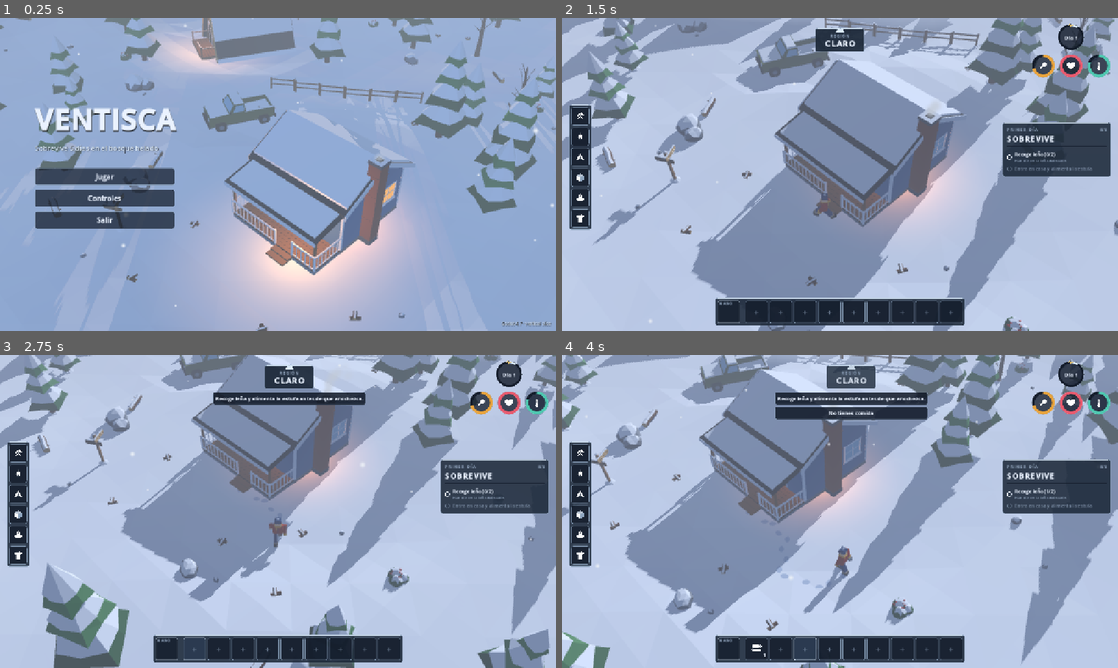
Above: before the commit, frames 1-4 (two rows, left to right).
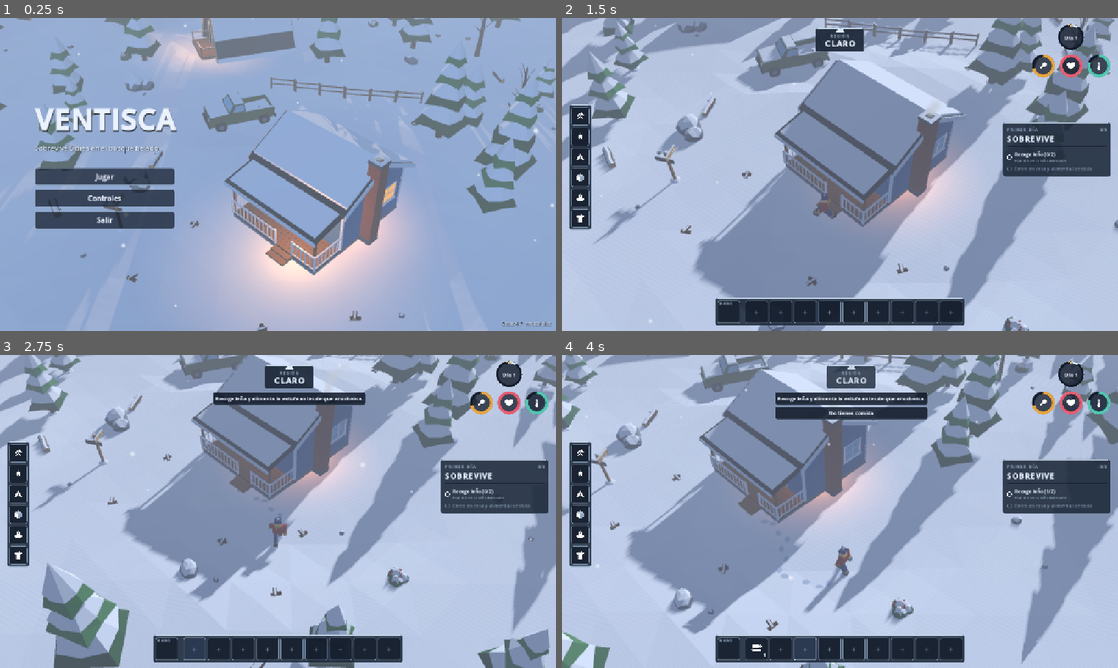
Above: after the commit, the same moments.

Repository: SrBatai/Quotas
Game: Godot game, scene res://scenes/main/main_menu.tscn
The game is run twice, just before and just after one commit, with the same random seed, the same clock (stepped at 60 frames per second) and the same inputs.
Inputs (mouse positions are in pixels of both pictures, inside the frame that each line leads up to):
- Up to frame 1 (0.25 s): no input
- Up to frame 2 (1.5 s): click "Jugar" at 0.5 s; tap Enter at 1.25 s; move the mouse to (728, 312) at 1.27 s; hold D (move_right) from 1.28 s (still down); hold Shift (run) from 1.28 s (still down); click (728, 312) at 1.42 s
- Up to frame 3 (2.75 s): move the mouse to (194, 649) at 2.02 s; release D (move_right) at 2.03 s; release Shift (run) at 2.03 s; hold S (move_back) from 2.03 s (still down); tap Space (attack) at 2.1 s; click (194, 649) at 2.17 s; tap Shift (run) at 2.3 s
- Up to frame 4 (4 s): move the mouse to (778, 649) at 2.77 s; release S (move_back) at 2.78 s; hold D (move_right) 2.78-3.53 s; hold F (eat) 2.78-3.53 s; click (778, 649) at 2.92 s; tap Shift (run) at 3.05, 3.8 s; move the mouse to (806, 649) at 3.52 s; hold W (move_forward) from 3.53 s (still down); tap R (interact) at 3.6 s; click (806, 649) at 3.67 s

The runs differ from the first frame. In frame 1, 0.2% of the frame differs, in the area x 12-83%, y 11-100%; in frame 2, 0.8%; in frame 3, 0.9%; in frame 4, 1.1%, in the area x 0-100%, y 0-100%.

Commit message:
WIP: M0 code conventions in progress
Co-Authored-By: Claude Opus 5.5 <noreply@anthropic.com>
Claude-Session: https://claude.ai/code/session_01X31j4asUzccwM8XEVi5Qf2

Diff:
--- a/winter-survival/scripts/autoload/quality.gd
+++ b/winter-survival/scripts/autoload/quality.gd
@@ -15,14 +15,14 @@
 		"snow_amount_max": 0.7,
 	},
 	&"medio": {
-		"shadow_size": 2048, "shadow_splits": 2, "shadow_distance": 50.0, "shadow_blur": 1.5,
+		"shadow_size": 2048, "shadow_splits": 2, "shadow_distance": 60.0, "shadow_blur": 1.5,
 		"soft_shadow": RenderingServer.SHADOW_QUALITY_SOFT_LOW, "msaa": Viewport.MSAA_2X,
 		"particles": 0.6, "glow": false, "ssao": false, "volumetric_fog": false, "omni_shadows": 3,
 		"snow_amount_max": 0.7,
 	},
 	&"compat": {
-		"shadow_size": 2048, "shadow_splits": 2, "shadow_distance": 45.0, "shadow_blur": 1.5,
-		"soft_shadow": RenderingServer.SHADOW_QUALITY_HARD, "msaa": Viewport.MSAA_2X,
+		"shadow_size": 2048, "shadow_splits": 2, "shadow_distance": 60.0, "shadow_blur": 1.5,
+		"soft_shadow": RenderingServer.SHADOW_QUALITY_SOFT_LOW, "msaa": Viewport.MSAA_2X,
 		"particles": 0.35, "glow": false, "ssao": false, "volumetric_fog": false, "omni_shadows": 0,
 		"snow_amount_max": 0.6,
 	},
--- a/winter-survival/tests/smoke_steps.gd
+++ b/winter-survival/tests/smoke_steps.gd
@@ -100,6 +100,18 @@
 	check(not is_nan(player.stats.health) and not is_nan(player.stats.warmth) and not is_nan(player.stats.hunger), "stats are numbers")
 	check(player.stats.hunger < Balance.HUNGER_START, "hunger draining (%.2f)" % player.stats.hunger)
 	check(player.is_on_floor(), "player on floor (y=%.2f)" % player.global_position.y)
+	# Jolt + HeightMapShape3D (scaled 2 m cells) + porch collision: the capsule rests on the surface, not in it
+	var ground_y: float = world.get_height(player.global_position.x, player.global_position.z)
+	check(player.global_position.y > ground_y - 0.15 and player.global_position.y < ground_y + 1.2, "player resting on terrain/porch under Jolt (dy=%.2f)" % (player.global_position.y - ground_y))
+	var deer_ok := true
+	var deer_info := ""
+	for d in tree.get_nodes_in_group("deer"):
+		var dy: float = d.global_position.y - world.get_height(d.global_position.x, d.global_position.z)
+		deer_info += " [dy=%.2f floor=%s v=%.1f]" % [dy, d.is_on_floor(), d.velocity.length()]
+		# the deer capsule (r 0.35, lying along Z, centre y 0.7) rests with its origin ~0.35 m under the surface
+		if not d.is_on_floor() or dy < -0.5 or dy > 0.8:
+			deer_ok = false
+	check(deer_ok, "deer resting on the heightmap under Jolt%s" % deer_info)
 	# 4. inventory + craft axe
 	Inventory.add(&"madera", 2)
 	Inventory.add(&"piedra", 3)
